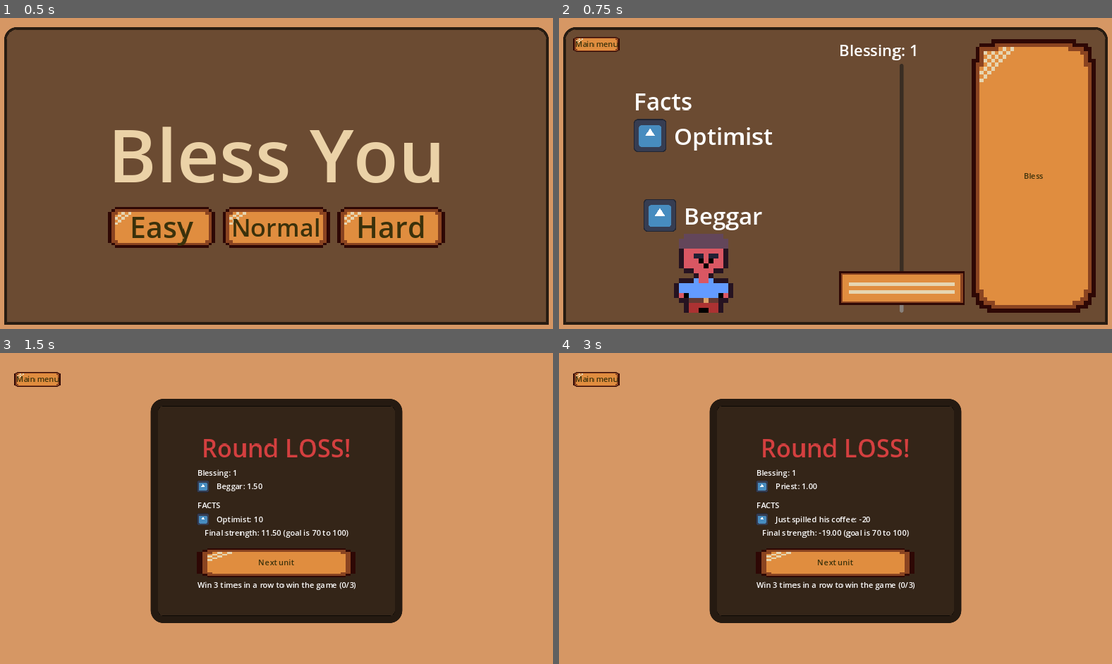
Above: before the commit, frames 1-4 (two rows, left to right).
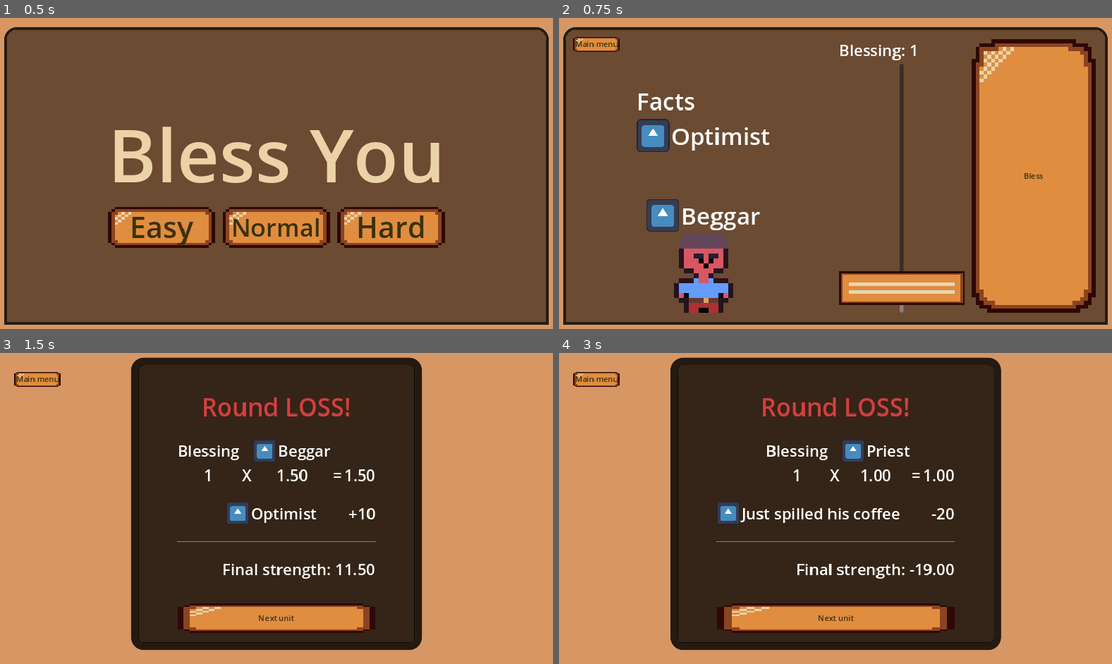
Above: after the commit, the same moments.

Repository: frostblooded/wolf
Game: Godot game, scene res://scenes/MainMenu.tscn
Same seed, same stepped clock (60 frames per second), same inputs: the game is played once before the commit and once after it. The engine's default icon, where the game draws it, is replaced by a stand-in: a white triangle on a blue panel in a dark square.
Inputs:
- Up to frame 1 (0.5 s): no input
- Up to frame 2 (0.75 s): click "Easy" at 0.5 s
- Up to frame 3 (1.5 s): click "Bless" at 1.25 s
- Up to frame 4 (3 s): click "Next unit" at 2 s; click "Bless" at 2.75 s

Frame 1 is identical in both runs. In frame 2, 1.8% of the frame differs, in the area x 13-39%, y 24-69%; in frame 3, 25%; in frame 4, 33%, in the area x 20-80%, y 1-96%.

Commit message:
Redesign the round end screen

Diff:
--- a/scenes/UI/FactUI.tscn
+++ b/scenes/UI/FactUI.tscn
@@ -5,6 +5,7 @@
 
 [node name="FactUI" type="HBoxContainer"]
 size_flags_horizontal = 0
+theme_override_constants/separation = 4
 script = ExtResource("1_dg875")
 
 [node name="TextureRect" type="TextureRect" parent="."]
--- /dev/null
+++ b/scenes/UI/FactValueUI.tscn
@@ -0,0 +1,17 @@
+[gd_scene load_steps=3 format=3 uid="uid://bq34nd2wmlouq"]
+
+[ext_resource type="Script" path="res://scripts/fact_value_ui.gd" id="1_3xam7"]
+[ext_resource type="PackedScene" uid="uid://ddsydqanfd6d6" path="res://scenes/UI/FactUI.tscn" id="2_woic7"]
+
+[node name="FactValueUI" type="HBoxContainer"]
+size_flags_horizontal = 8
+theme_override_constants/separation = 64
+script = ExtResource("1_3xam7")
+
+[node name="FactUI" parent="." instance=ExtResource("2_woic7")]
+layout_mode = 2
+
+[node name="ValueLabel" type="Label" parent="."]
+layout_mode = 2
+size_flags_horizontal = 8
+text = "+10"
--- a/scenes/UI/UnitTypeUI.tscn
+++ b/scenes/UI/UnitTypeUI.tscn
@@ -5,6 +5,7 @@
 
 [node name="UnitTypeUI" type="HBoxContainer"]
 size_flags_horizontal = 0
+theme_override_constants/separation = 4
 script = ExtResource("1_1a88d")
 
 [node name="TextureRect" type="TextureRect" parent="."]
--- a/scenes/main.tscn
+++ b/scenes/main.tscn
@@ -1,12 +1,12 @@
-[gd_scene load_steps=9 format=3 uid="uid://6pgl1pt35txy"]
+[gd_scene load_steps=11 format=3 uid="uid://6pgl1pt35txy"]
 
 [ext_resource type="PackedScene" uid="uid://b5x7gvbok67bw" path="res://scenes/Background.tscn" id="1_ut6st"]
 [ext_resource type="PackedScene" uid="uid://b3llop6ts804d" path="res://scenes/GameManager.tscn" id="2_k8vnu"]
 [ext_resource type="Script" path="res://scripts/bless_results_panel_shower.gd" id="3_7vn06"]
 [ext_resource type="Script" path="res://scripts/bless_results_container.gd" id="4_8q8d7"]
 [ext_resource type="Script" path="res://scripts/main_menu_button.gd" id="5_pgemp"]
-[ext_resource type="PackedScene" uid="uid://ddsydqanfd6d6" path="res://scenes/UI/FactUI.tscn" id="6_jd27q"]
 [ext_resource type="PackedScene" uid="uid://dla2errvpj32w" path="res://scenes/UI/UnitTypeUI.tscn" id="6_s8nki"]
+[ext_resource type="PackedScene" uid="uid://bq34nd2wmlouq" path="res://scenes/UI/FactValueUI.tscn" id="6_xdr73"]
 
 [sub_resource type="StyleBoxFlat" id="StyleBoxFlat_ibkj6"]
 bg_color = Color(0, 0, 0, 0.756863)
@@ -22,7 +22,13 @@
 expand_margin_left = 80.0
 expand_margin_top = 50.0
 expand_margin_right = 80.0
-expand_margin_bottom = 50.0
+expand_margin_bottom = 20.0
+
+[sub_resource type="Theme" id="Theme_qcnw4"]
+default_font_size = 32
+
+[sub_resource type="Theme" id="Theme_srdqb"]
+default_font_size = 32
 
 [node name="Main" type="Node2D"]
 
@@ -54,10 +60,13 @@
 size_flags_vertical = 4
 theme_override_styles/panel = SubResource("StyleBoxFlat_ibkj6")
 
-[node name="VBoxContainer" type="VBoxContainer" parent="RoundResultLayer/PanelContainer"]
+[node name="BlessResultsContainer" type="VBoxContainer" parent="RoundResultLayer/PanelContainer"]
 layout_mode = 2
+theme_override_constants/separation = 32
+script = ExtResource("4_8q8d7")
+fact_value_ui_scene = ExtResource("6_xdr73")
 
-[node name="RoundResultLabel" type="Label" parent="RoundResultLayer/PanelContainer/VBoxContainer"]
+[node name="RoundResultLabel" type="Label" parent="RoundResultLayer/PanelContainer/BlessResultsContainer"]
 layout_mode = 2
 size_flags_horizontal = 4
 size_flags_vertical = 3
@@ -65,53 +74,81 @@
 theme_override_colors/font_color = Color(0.831373, 0.247059, 0.247059, 1)
 text = "Round LOSS!"
 
-[node name="BlessResultsContainer" type="VBoxContainer" parent="RoundResultLayer/PanelContainer/VBoxContainer"]
+[node name="UnitTypeBlessingContainer" type="GridContainer" parent="RoundResultLayer/PanelContainer/BlessResultsContainer"]
 layout_mode = 2
-script = ExtResource("4_8q8d7")
-fact_ui_scene = ExtResource("6_jd27q")
-unit_type_ui_scene = ExtResource("6_s8nki")
+size_flags_horizontal = 8
+size_flags_vertical = 4
+theme = SubResource("Theme_qcnw4")
+columns = 5
 
-[node name="OtherBlessResultsContainer" type="VBoxContainer" parent="RoundResultLayer/PanelContainer/VBoxContainer/BlessResultsContainer"]
+[node name="Label" type="Label" parent="RoundResultLayer/PanelContainer/BlessResultsContainer/UnitTypeBlessingContainer"]
 layout_mode = 2
-theme_override_constants/separation = 15
+size_flags_horizontal = 4
+text = "Blessing"
 
-[node name="GeneralResultsContainer" type="VBoxContainer" parent="RoundResultLayer/PanelContainer/VBoxContainer/BlessResultsContainer/OtherBlessResultsContainer"]
+[node name="_Filler" type="Label" parent="RoundResultLayer/PanelContainer/BlessResultsContainer/UnitTypeBlessingContainer"]
 layout_mode = 2
-size_flags_vertical = 3
+size_flags_horizontal = 4
 
-[node name="Results" type="VBoxContainer" parent="RoundResultLayer/PanelContainer/VBoxContainer/BlessResultsContainer/OtherBlessResultsContainer/GeneralResultsContainer"]
+[node name="UnitTypeUI" parent="RoundResultLayer/PanelContainer/BlessResultsContainer/UnitTypeBlessingContainer" instance=ExtResource("6_s8nki")]
 layout_mode = 2
 
-[node name="FactsResultsContainer" type="VBoxContainer" parent="RoundResultLayer/PanelContainer/VBoxContainer/BlessResultsContainer/OtherBlessResultsContainer"]
+[node name="_Filler2" type="Label" parent="RoundResultLayer/PanelContainer/BlessResultsContainer/UnitTypeBlessingContainer"]
 layout_mode = 2
-size_flags_vertical = 3
+size_flags_horizontal = 4
 
-[node name="Label" type="Label" parent="RoundResultLayer/PanelContainer/VBoxContainer/BlessResultsContainer/OtherBlessResultsContainer/FactsResultsContainer"]
+[node name="_Filler3" type="Label" parent="RoundResultLayer/PanelContainer/BlessResultsContainer/UnitTypeBlessingContainer"]
 layout_mode = 2
-text = "FACTS"
+size_flags_horizontal = 4
 
-[node name="Results" type="VBoxContainer" parent="RoundResultLayer/PanelContainer/VBoxContainer/BlessResultsContainer/OtherBlessResultsContainer/FactsResultsContainer"]
+[node name="BlessingStrengthLabel" type="Label" parent="RoundResultLayer/PanelContainer/BlessResultsContainer/UnitTypeBlessingContainer"]
+layout_mode = 2
+size_flags_horizontal = 4
+text = "69"
+
+[node name="Label2" type="Label" parent="RoundResultLayer/PanelContainer/BlessResultsContainer/UnitTypeBlessingContainer"]
+layout_mode = 2
+size_flags_horizontal = 4
+text = "X"
+
+[node name="UnitTypeMultiplierLabel" type="Label" parent="RoundResultLayer/PanelContainer/BlessResultsContainer/UnitTypeBlessingContainer"]
+layout_mode = 2
+size_flags_horizontal = 4
+text = "0.75"
+
+[node name="Label3" type="Label" parent="RoundResultLayer/PanelContainer/BlessResultsContainer/UnitTypeBlessingContainer"]
+layout_mode = 2
+size_flags_horizontal = 4
+text = "="
+
+[node name="MultipliedBlessingLabel" type="Label" parent="RoundResultLayer/PanelContainer/BlessResultsContainer/UnitTypeBlessingContainer"]
+layout_mode = 2
+size_flags_horizontal = 4
+text = "51.75"
+
+[node name="FactsContainer" type="VBoxContainer" parent="RoundResultLayer/PanelContainer/BlessResultsContainer"]
+layout_mode = 2
+size_flags_horizontal = 8
+theme = SubResource("Theme_srdqb")
+
+[node name="HSeparator" type="HSeparator" parent="RoundResultLayer/PanelContainer/BlessResultsContainer"]
 layout_mode = 2
 
-[node name="TotalStrengthLabel" type="Label" parent="RoundResultLayer/PanelContainer/VBoxContainer/BlessResultsContainer"]
+[node name="TotalStrengthLabel" type="Label" parent="RoundResultLayer/PanelContainer/BlessResultsContainer"]
 layout_mode = 2
-size_flags_horizontal = 4
-text = "Total bless strength: 150"
+size_flags_horizontal = 8
+theme_override_font_sizes/font_size = 32
+text = "Final strength: 71.75"
 
-[node name="MarginContainer" type="MarginContainer" parent="RoundResultLayer/PanelContainer/VBoxContainer/BlessResultsContainer"]
+[node name="MarginContainer" type="MarginContainer" parent="RoundResultLayer/PanelContainer/BlessResultsContainer"]
 layout_mode = 2
 theme_override_constants/margin_top = 15
 
-[node name="NextRoundButton" type="Button" parent="RoundResultLayer/PanelContainer/VBoxContainer/BlessResultsContainer/MarginContainer"]
+[node name="NextRoundButton" type="Button" parent="RoundResultLayer/PanelContainer/BlessResultsContainer/MarginContainer"]
 custom_minimum_size = Vector2(0, 60)
 layout_mode = 2
 size_flags_vertical = 8
 text = "Next unit"
-
-[node name="WinStreakReminderLabel" type="Label" parent="RoundResultLayer/PanelContainer/VBoxContainer"]
-layout_mode = 2
-size_flags_horizontal = 4
-text = "Win 3 times in a row to win the game"
 
 [node name="CanvasLayer" type="CanvasLayer" parent="."]
 
@@ -123,5 +160,5 @@
 text = "Main menu"
 script = ExtResource("5_pgemp")
 
-[connection signal="pressed" from="RoundResultLayer/PanelContainer/VBoxContainer/BlessResultsContainer/MarginContainer/NextRoundButton" to="RoundResultLayer/PanelContainer/VBoxContainer/BlessResultsContainer" method="_on_next_unit_button_pressed"]
+[connection signal="pressed" from="RoundResultLayer/PanelContainer/BlessResultsContainer/MarginContainer/NextRoundButton" to="RoundResultLayer/PanelContainer/BlessResultsContainer" method="_on_next_round_button_pressed"]
 [connection signal="pressed" from="CanvasLayer/MainMenuButton" to="CanvasLayer/MainMenuButton" method="_on_pressed"]
--- a/scripts/bless_results_container.gd
+++ b/scripts/bless_results_container.gd
@@ -1,8 +1,7 @@
 extends VBoxContainer
 
 @export var game_end_button_text: String = "Finish game"
-@export var fact_ui_scene: PackedScene = null
-@export var unit_type_ui_scene: PackedScene = null
+@export var fact_value_ui_scene: PackedScene = null
 
 @onready var next_round_button: Button = find_child("NextRoundButton")
 @onready var round_result_label: Label = find_child("RoundResultLabel")
@@ -10,14 +9,8 @@
 var is_game_end: bool = false
 
 func clear():
-    clear_container($OtherBlessResultsContainer/GeneralResultsContainer)
-    clear_container($OtherBlessResultsContainer/FactsResultsContainer)
-
-func clear_container(container: Control):
-    var results_container: Control = container.get_node("Results")
-
-    for n in results_container.get_children():
-        results_container.remove_child(n)
+    for n in $FactsContainer.get_children():
+        $FactsContainer.remove_child(n)
 
 func show_bless_results(unit: Unit, bless_strength: int, total_strength: float, game_end: bool):
     self.is_game_end = game_end
@@ -25,31 +18,22 @@
     if self.is_game_end:
         next_round_button.text = game_end_button_text
 
-    append_bless_result_label("Blessing: %d" % bless_strength)
-    append_unit_type_ui_label(unit.type, ": %.2f" % unit.type.multiplier)
+    $UnitTypeBlessingContainer/UnitTypeUI.initialize(unit.type)
+    $UnitTypeBlessingContainer/BlessingStrengthLabel.text = str(bless_strength)
+    $UnitTypeBlessingContainer/UnitTypeMultiplierLabel.text = "%.2f" % unit.type.multiplier
+    $UnitTypeBlessingContainer/MultipliedBlessingLabel.text = "%.2f" % (bless_strength * unit.type.multiplier)
 
-    for t in unit.facts:
-        if t.value != 0:
-            append_fact_result_label(t, ": %d" % t.value)
+    for fact in unit.facts:
+        append_fact_value_ui(fact)
 
-    $TotalStrengthLabel.text = "Final strength: %.2f (goal is %d to %d)" % [total_strength, DifficultyManager.get_min_goal(), 100]
+    $TotalStrengthLabel.text = "Final strength: %.2f" % total_strength
 
-func append_unit_type_ui_label(unit_type: UnitType, message: String):
-    var unit_type_ui: UnitTypeUI = unit_type_ui_scene.instantiate()
-    unit_type_ui.initialize_with_additional_text(unit_type, message)
-    $OtherBlessResultsContainer/GeneralResultsContainer.get_node("Results").add_child(unit_type_ui)
+func append_fact_value_ui(fact: Fact):
+    var fact_value_ui: FactValueUI = fact_value_ui_scene.instantiate()
+    fact_value_ui.initialize(fact)
+    $FactsContainer.add_child(fact_value_ui)
 
-func append_fact_result_label(fact: Fact, message: String):
-    var fact_ui: FactUI = fact_ui_scene.instantiate()
-    fact_ui.initialize_with_additional_text(fact, message)
-    $OtherBlessResultsContainer/FactsResultsContainer.get_node("Results").add_child(fact_ui)
-
-func append_bless_result_label(message: String):
-    var new_label: Label = Label.new()
-    new_label.text = message
-    $OtherBlessResultsContainer/GeneralResultsContainer.get_node("Results").add_child(new_label)
-
-func _on_next_unit_button_pressed():
+func _on_next_round_button_pressed():
     if is_game_end:
         MessageBus.GAME_END.emit()
     else:
--- a/scripts/bless_results_panel_shower.gd
+++ b/scripts/bless_results_panel_shower.gd
@@ -10,7 +10,6 @@
 @export var round_loss_color: Color = Color.RED
 
 @onready var round_result_label: Label = find_child("RoundResultLabel")
-@onready var win_streak_reminder_label: Label = find_child("WinStreakReminderLabel")
 @onready var bless_results_container: Control = find_child("BlessResultsContainer")
 
 func _ready():
@@ -21,13 +20,10 @@
     hide()
     bless_results_container.clear()
 
-func show_bless_results(unit: Unit, bless_strength: float, total_strength: float, won: bool, is_game_end: bool, win_streak: int):
-    win_streak_reminder_label.text = "Win 3 times in a row to win the game (%d/3)" % win_streak
-
+func show_bless_results(unit: Unit, bless_strength: float, total_strength: float, won: bool, is_game_end: bool):
     if is_game_end:
         round_result_label.text = game_win_label
         round_result_label.add_theme_color_override("font_color", game_win_color)
-        win_streak_reminder_label.hide()
     elif won:
         round_result_label.text = round_win_label
         round_result_label.add_theme_color_override("font_color", round_win_color)
--- /dev/null
+++ b/scripts/fact_value_ui.gd
@@ -0,0 +1,10 @@
+class_name FactValueUI
+extends Control
+
+func initialize(fact: Fact):
+    $FactUI.initialize(fact)
+
+    if fact.value > 0:
+        $ValueLabel.text = "+" + str(fact.value)
+    else:
+        $ValueLabel.text = str(fact.value)
--- a/scripts/game_manager.gd
+++ b/scripts/game_manager.gd
@@ -30,7 +30,7 @@
     var won: bool = total_strength >= min_goal and total_strength <= 100
     handle_win_streak(won)
     var is_game_end: bool = win_streak == required_victory_streak_for_game_win
-    round_result_panel_shower.show_bless_results(current_unit, bless_amount, total_strength, won, is_game_end, win_streak)
+    round_result_panel_shower.show_bless_results(current_unit, bless_amount, total_strength, won, is_game_end)
     current_unit_ui.hide()
 
 func handle_win_streak(won: bool):
